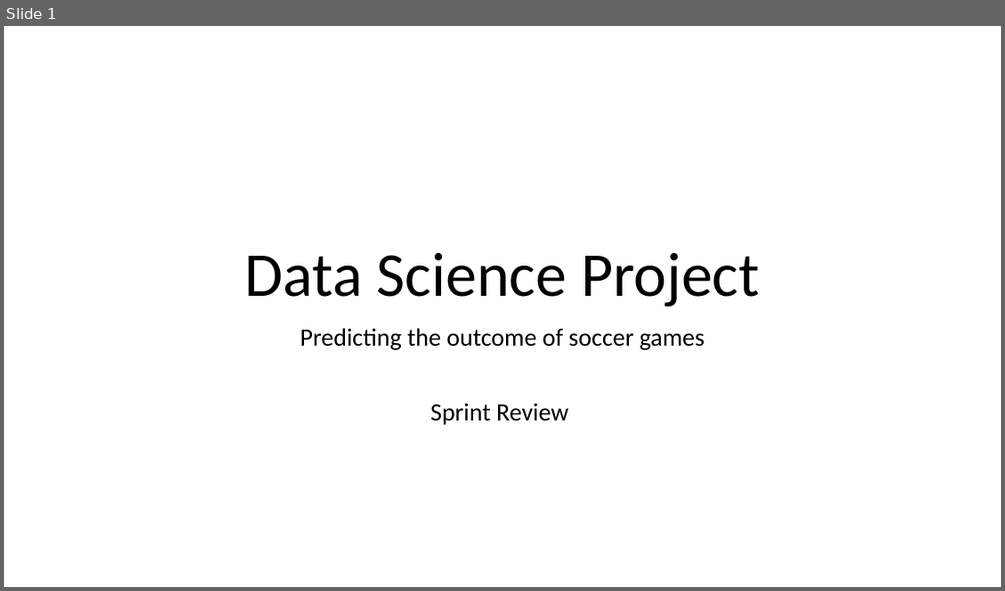
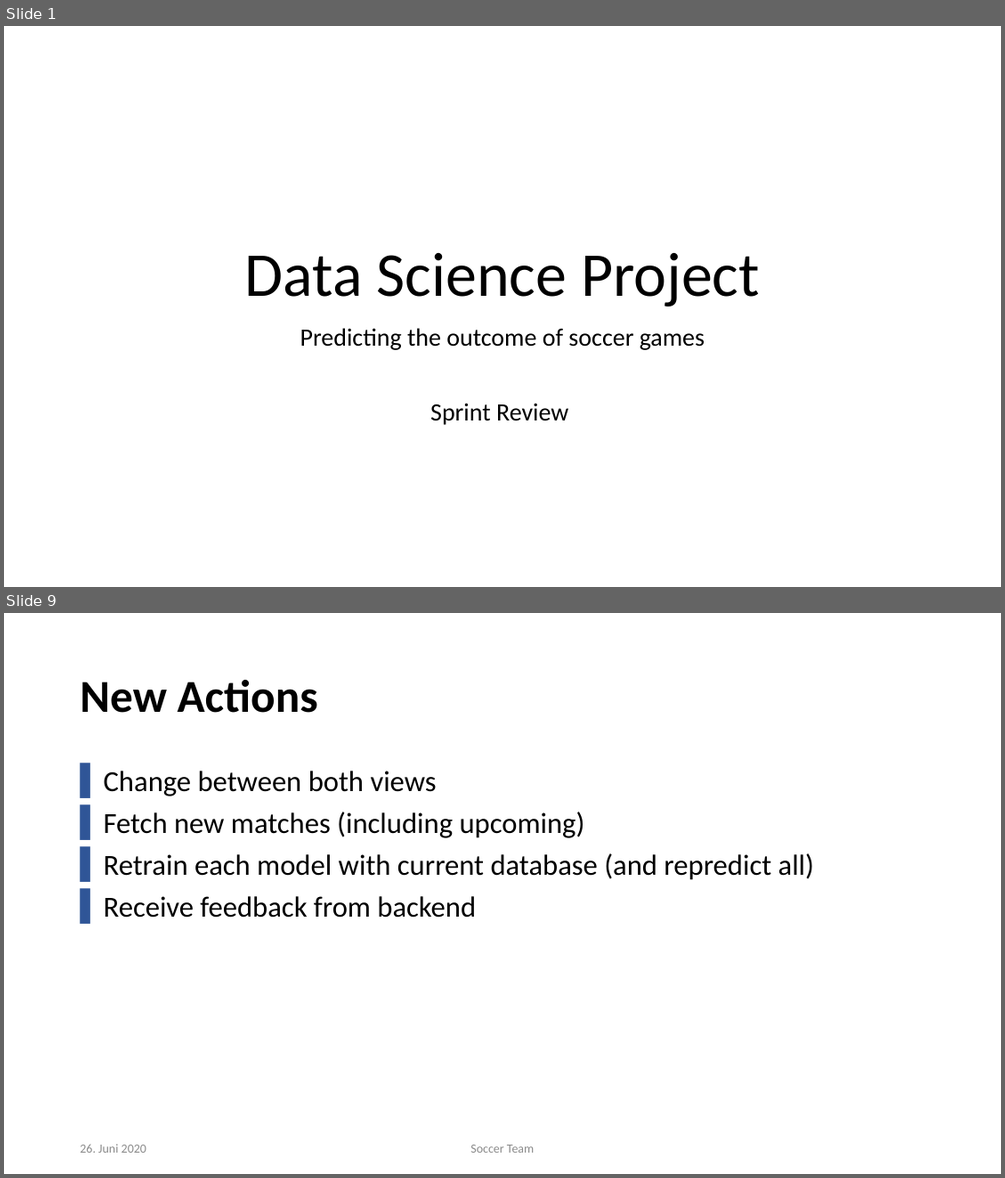
Before and after one commit to Khaledjallouli/project, a slide deck: Daily/sprint9/Sprint9_Review.pptx. Shown one above the other, each under a label of ours: slide 1 before the commit, slides 1 and 9 after it; the slides between them are not shown. The pictures are 1005x591 and 1005x1178 pixels, drawn with LibreOffice and Linux fonts; fonts in the diff are those of the drawing; background and template pictures are left out. Boxes give left, top, right and bottom in pixels: in the first picture for what was removed or moved away, otherwise in the second. Text is boxed around its words. In the diff, an @@ line names an element or a change of style, - is before the commit and + after.

Commit message:
added changes slide

```diff
--- a/Daily/sprint9/Sprint9_Review.pptx
+++ b/Daily/sprint9/Sprint9_Review.pptx
@@ slide 9 added at [4,613,1001,1174], background #FFFFFF @@
@@ title added at [80,680,318,713], 44 pt, text #000000, bold @@
+New Actions
@@ text added at [104,771,814,917], 28 pt, text #000000 @@
+▌ Change between both views
+▌ Fetch new matches (including upcoming)
+▌ Retrain each model with current database (and repredict all)
+▌ Receive feedback from backend
@@ text added at [80,1143,146,1152], 12 pt, text #8C8C8C @@
+26. Juni 2020
@@ text added at [470,1144,534,1152], 12 pt, text #8C8C8C @@
+Soccer Team
```
Also in this commit, not shown: 8 slides changed.
